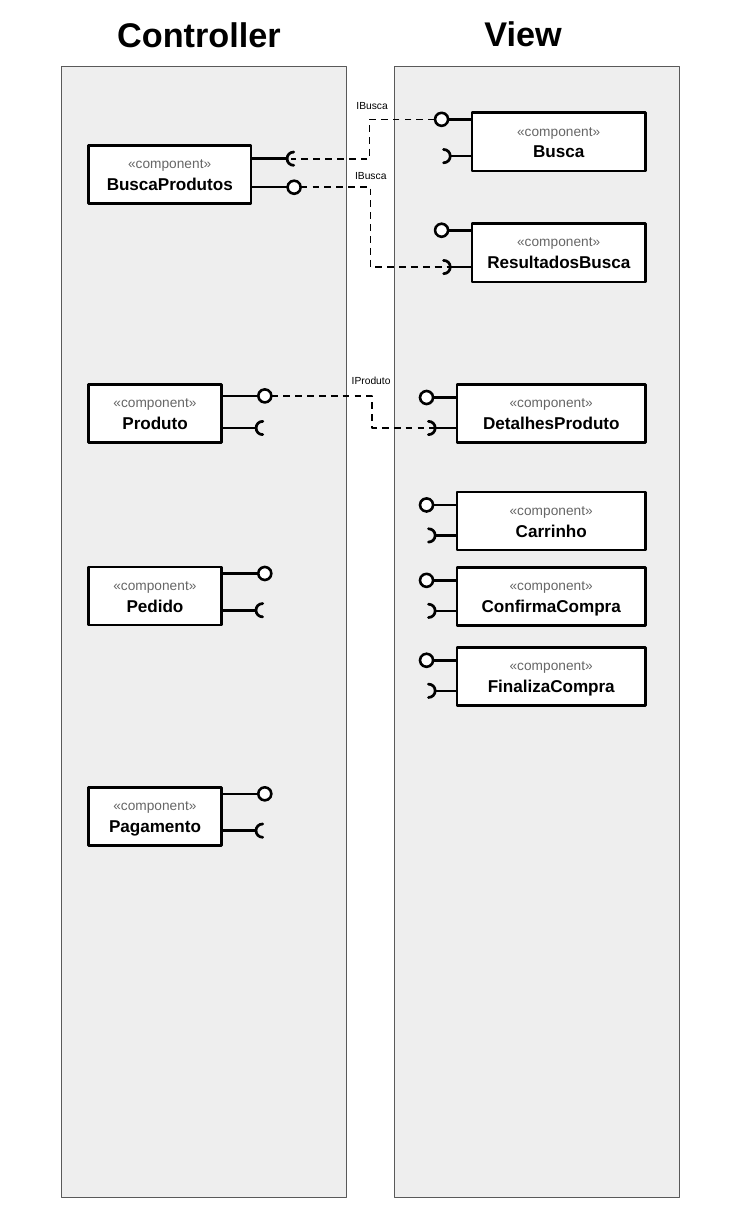
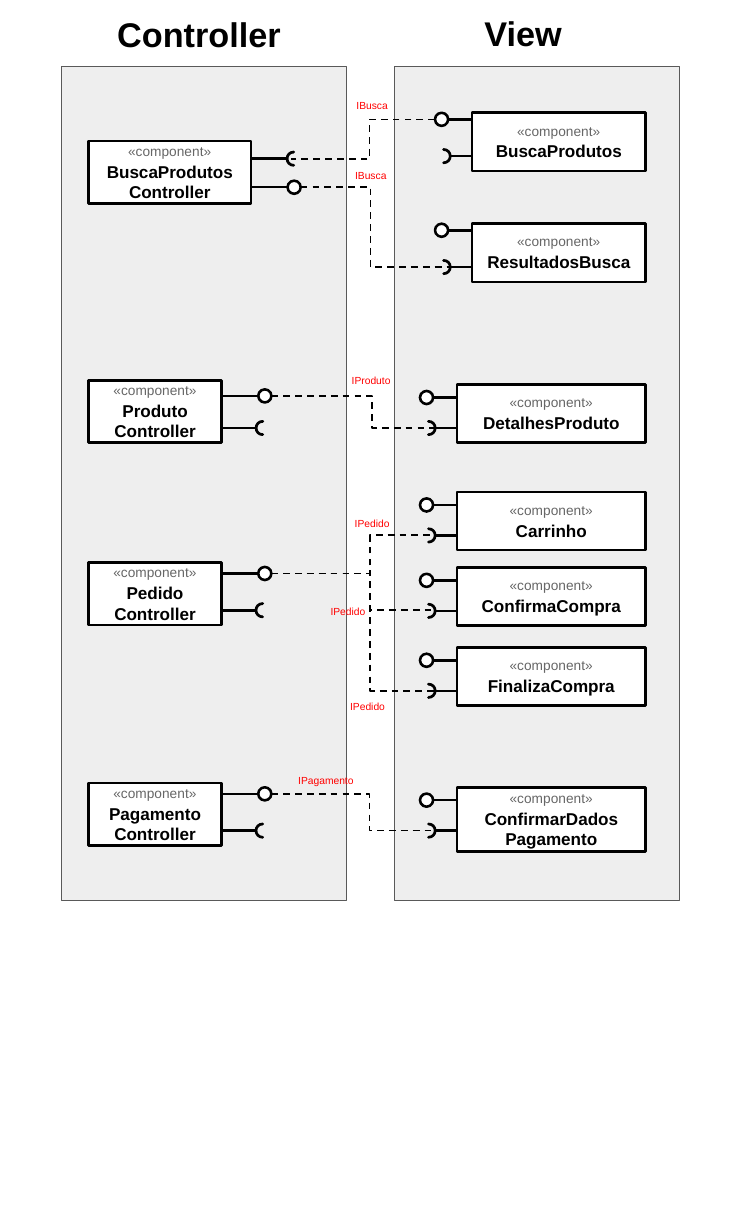
Before and after one commit to rmmarquini/engsoft-inf331-labs, a slide deck: slide 2 of lab4/lab4-tarefas.pptx. Drawn at 739x1232 pixels with LibreOffice and Linux fonts; fonts in the diff are those of the drawing. Boxes give left, top, right and bottom in pixels: in the first picture for what was removed or moved away, otherwise in the second. Text is boxed around its words. In the diff, an @@ line names an element or a change of style, - is before the commit and + after.

```diff
--- a/lab4/lab4-tarefas.pptx
+++ b/lab4/lab4-tarefas.pptx
@@ rectangle: place and size @@
-rectangle at <box>62,67,346,1197</box>
+rectangle at <box>62,67,346,900</box>
@@ rectangle: place and size @@
-rectangle at <box>394,67,679,1197</box>
+rectangle at <box>394,67,679,900</box>
@@ rectangle "«component»": place and size @@
-rectangle "«component»" at <box>89,145,251,203</box>
+rectangle "«component»" at <box>89,140,251,203</box>
@@ text in rectangle at <box>496,144,622,157</box>: text changed @@
-Busca
+BuscaProdutos
@@ text in rectangle at <box>107,177,233,190</box>: text changed @@
-BuscaProdutos
+BuscaProdutosController
@@ text colour #000000 to #FF0000 in 3 elements at <box>356,102,387,109</box>, <box>355,172,386,179</box>, <box>352,376,391,384</box> @@
@@ text in rectangle at <box>114,424,195,437</box>: paragraph added @@
+Controller
@@ elbow line added from (271, 573) to (435, 536), #000000 1 pt dashed @@
@@ text added at <box>355,519,390,527</box>, 6 pt, text #FF0000 @@
+IPedido
@@ rectangle "«component»": place and size @@
-rectangle "«component»" at <box>89,567,222,624</box>
+rectangle "«component»" at <box>89,563,222,626</box>
@@ elbow line added from (271, 573) to (435, 610), #000000 1 pt dashed @@
@@ elbow line added from (271, 573) to (435, 691), #000000 1 pt dashed @@
@@ text in rectangle at <box>114,607,195,620</box>: paragraph added @@
+Controller
@@ text added at <box>331,607,366,617</box>, 6 pt, text #FF0000 @@
+IPedido
@@ text added at <box>350,702,385,710</box>, 6 pt, text #FF0000 @@
+IPedido
@@ text added at <box>298,776,353,786</box>, 6 pt, text #FF0000 @@
+IPagamento
@@ rectangle "«component»": place and size @@
-rectangle "«component»" at <box>89,787,222,845</box>
+rectangle "«component»" at <box>89,783,222,846</box>
@@ elbow line added from (271, 793) to (435, 830), #000000 1 pt dashed @@
@@ ellipse added at <box>420,793,434,807</box>, fill #FFFFFF, outline #000000 1.5 pt @@
@@ line added from (457, 799) to (434, 799), #000000 1.5 pt @@
@@ rectangle added at <box>457,787,645,851</box>, fill #FFFFFF, outline #000000 1.5 pt, 10 pt, text #000000, bold @@
+«component»
+ConfirmarDados
+Pagamento
@@ text in rectangle at <box>114,827,195,840</box>: paragraph added @@
+Controller
@@ freeform shape added at <box>429,824,436,838</box>, fill #000000, outline #000000 1.5 pt @@
@@ line added from (457, 830) to (436, 830), #000000 1.5 pt @@
```
Also in this commit, not shown: 1 other slide changed, 1 slide added, 1 slide removed, 3 other files.
